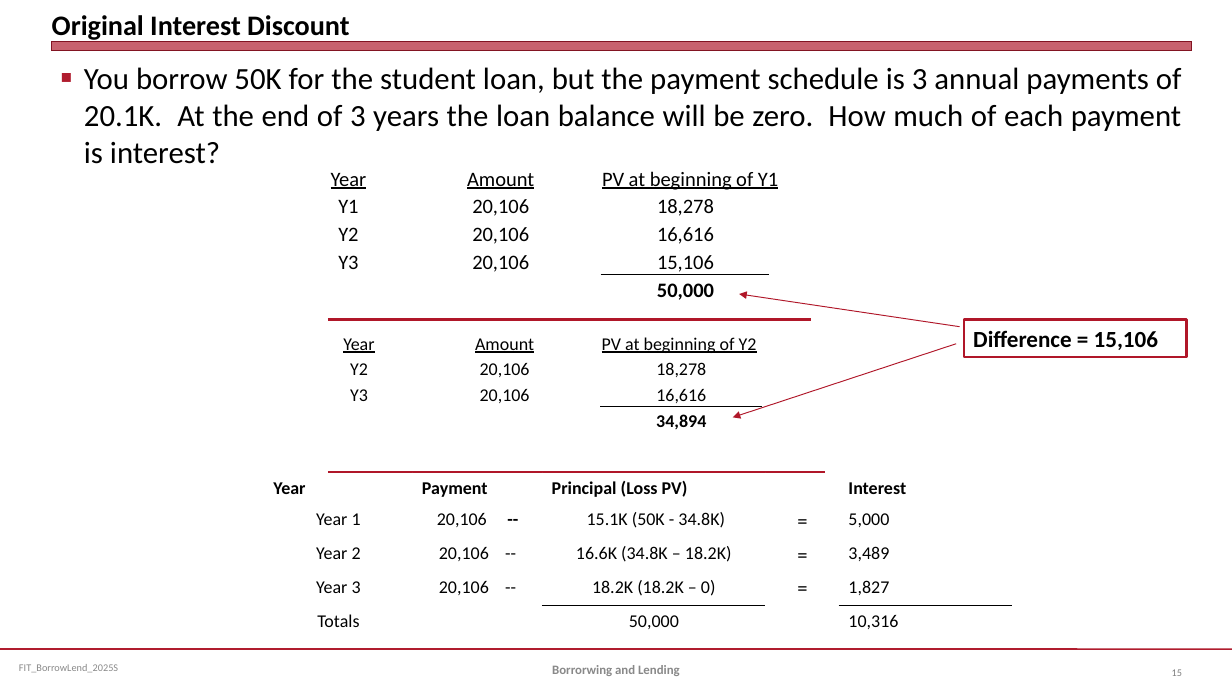
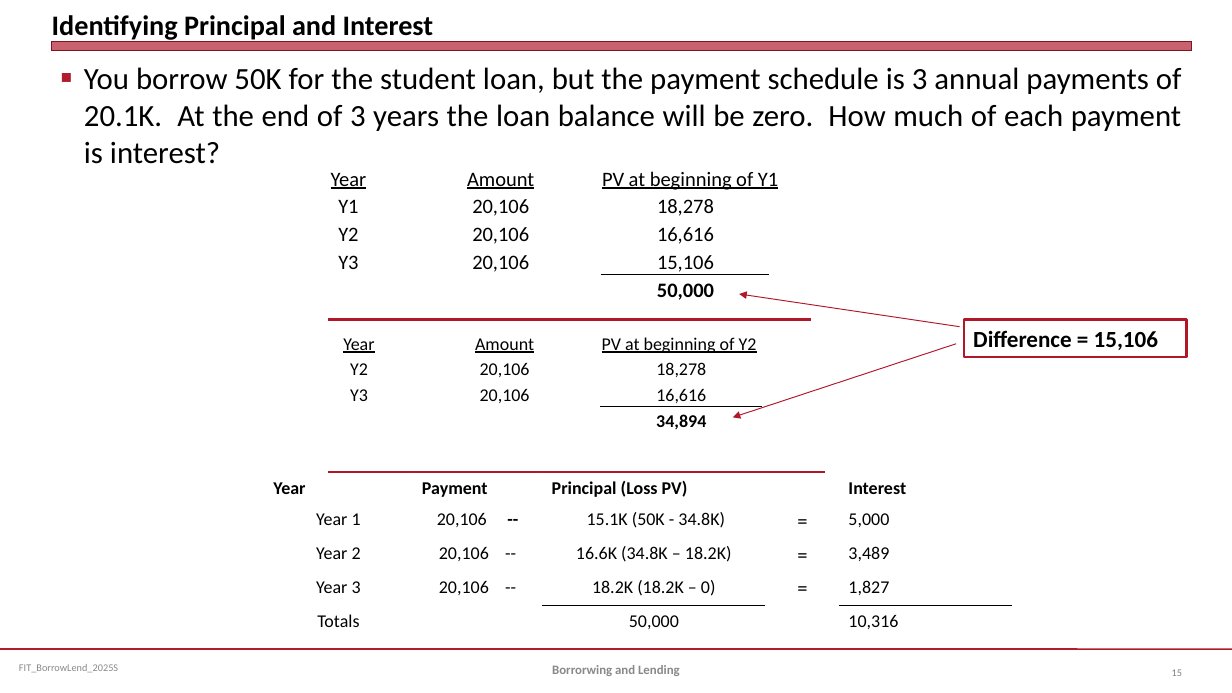
Before and after one commit to jmc877/Fed-Income-Tax, a slide deck: slide 15 of slides/FIT_BorrowLend_2025S.pptx. Drawn at 1232x693 pixels with LibreOffice and Linux fonts; fonts in the diff are those of the drawing. Boxes give left, top, right and bottom in pixels: in the first picture for what was removed or moved away, otherwise in the second. Text is boxed around its words. In the diff, an @@ line names an element or a change of style, - is before the commit and + after.

```diff
--- a/slides/FIT_BorrowLend_2025S.pptx
+++ b/slides/FIT_BorrowLend_2025S.pptx
@@ title at box(52, 15, 434, 42): text changed @@
-Original Interest Discount
+Identifying Principal and Interest
```
Also in this commit, not shown: 4 other slides changed.
